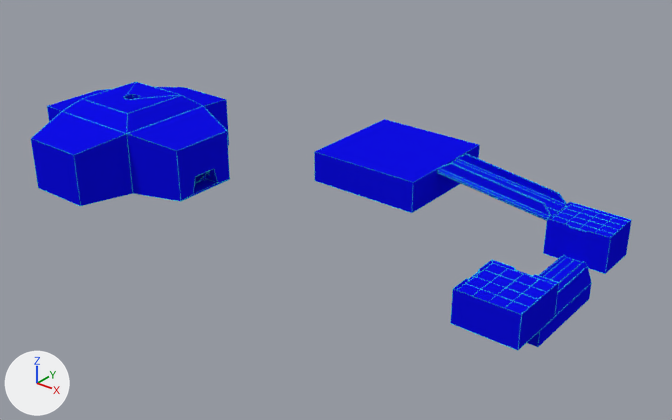
Before and after pictures for a commit that changed the Blender file My Projects/main/game/content/xa/notc/mis/eth3/shapes/map/shape.blend.
One viewpoint serves both versions: a 50 mm lens placed at (534.0, -774.0, 752.0), pointed at (16.0, -127.0, 351.0). The axes (+X, +Y, +Z) are drawn at lower left. The lights are the same throughout. Objects named as collision shapes, trigger or cutter boxes, shadow casters or lower levels of detail are left out.

Names of what the first picture shows: 'Export_struct1_a', 'Export_struct1_b', 'Export_struct3_a', 'Export_struct3_b', 'Export_struct4_a', 'Export_struct4_b', 'Export_struct5_a', 'Export_struct5_b', 'Export_struct6_a', 'Export_struct7_a', 'Export_struct7_b'.
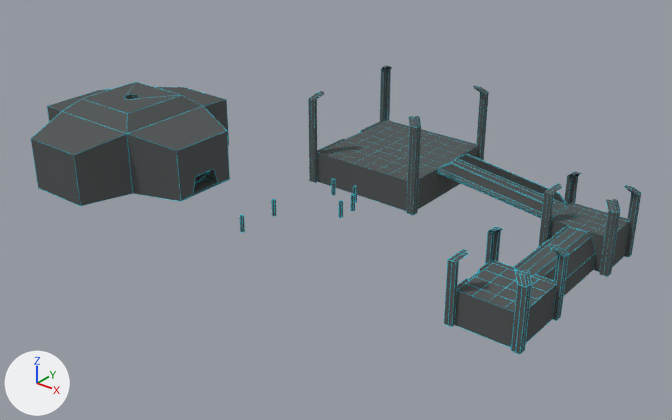
Location of each change, [x1, y1, x2, y2] in pixels of the pictures (672 x 420 px):
'Export_struct3_a', recoloured (blue to grey): [31, 82, 229, 206] in both
'Export_struct7_a', recoloured, reshaped (blue to grey, 10% wider, 59% taller): before [315, 119, 479, 213]; after [309, 65, 489, 215]
'Export_struct1_a', recoloured, reshaped, moved, turned, rescaled (blue to grey): before [451, 260, 558, 350]; after [444, 227, 569, 354]
'Export_struct5_a', recoloured, reshaped (blue to grey, 17% wider, 45% taller): before [544, 202, 631, 274]; after [539, 171, 641, 276]
'Export_struct4_a', recoloured, moved: before [527, 255, 591, 347]; after [514, 225, 595, 295]
'Export_struct6_a', recoloured (blue to grey): [437, 154, 567, 221] in both
'Export_struct1_b', reshaped, moved, turned, rescaled: before [450, 260, 559, 351]; after [444, 226, 569, 355]
'Export_struct7_b', reshaped (9% wider, 58% taller): before [314, 119, 480, 213]; after [308, 66, 489, 215]
'Export_struct3_b', recoloured: [31, 82, 230, 206] in both
'Export_struct5_b', reshaped (16% wider, 47% taller): before [543, 202, 632, 274]; after [538, 171, 641, 277]
'Export_struct4_b', moved: before [528, 255, 592, 346]; after [515, 225, 596, 296]
'Export_struct8_a', added: after [240, 179, 357, 232]
'Export_struct8_b', added: after [239, 178, 356, 233]
part 1 of me_cube_150, added: after [308, 66, 489, 215]
part 2 of me_cube_037, added: after [538, 171, 641, 277]
part 5 of me_cube_148, added: after [309, 65, 489, 215]
part 6 of me_cube_034, added: after [539, 171, 641, 276]

What changed in the scene script:
```text
Change mat_xa_notc_mis_eth3_shapes_map_mat2:
    mat_xa_notc_mis_eth3_shapes_map_mat2.base_color: (0.00476, 0.00454, 0.8) -> (0.0979, 0.107, 0.107)  # blue #0f0ee7 -> dark grey #585c5c
Change me_cube_150:
    used by ob_export_struct7_b; location = (32.0, 32.0, 338.0); scale = (0.5, 0.5, 0.5)
    remove me_cube_150.from_pydata(...)  # 45 vertices, 33 faces; spans x -192.0..64.0, y -192.0..64.0, z 0.0..68.0
    add me_cube_150.from_pydata(...)  # 197 vertices, 169 faces; spans x -200.0..72.0, y -200.0..72.0, z 0.0..200.0
    me_cube_150 part 1: 152 vertices added at x -200.0..72.0, y -200.0..72.0, z 0.0..200.0
Change me_cube_148:
    used by ob_export_struct7_a; location = (32.0, 32.0, 338.0); scale = (0.5, 0.5, 0.5)
    remove me_cube_148.from_pydata(...)  # 8 vertices, 6 faces; spans x -192.0..64.0, y -192.0..64.0, z 0.0..68.0
    add me_cube_148.from_pydata(...)  # 197 vertices, 169 faces; spans x -200.0..72.0, y -200.0..72.0, z 0.0..200.0
    me_cube_148 part 5: 189 vertices added at x -200.0..72.0, y -200.0..72.0, z 0.0..200.0
Change me_cube_037:
    used by ob_export_struct5_b; location = (256.0, 32.0, 322.0); scale = (0.5, 0.5, 0.5)
    remove me_cube_037.from_pydata(...)  # 47 vertices, 33 faces; spans x -128.0..0.0, y -112.0..-16.0, z -8.0..68.0
    add me_cube_037.from_pydata(...)  # 143 vertices, 121 faces; spans x -136.0..8.0, y -120.0..-8.0, z -8.0..136.0
    me_cube_037 part 2: 96 vertices added at x -136.0..8.0, y -120.0..-8.0, z -8.0..136.0
Change me_cube_034:
    used by ob_export_struct5_a; location = (256.0, 32.0, 322.0); scale = (0.5, 0.5, 0.5)
    remove me_cube_034.from_pydata(...)  # 47 vertices, 33 faces; spans x -128.0..0.0, y -112.0..-16.0, z -8.0..68.0
    add me_cube_034.from_pydata(...)  # 143 vertices, 121 faces; spans x -136.0..8.0, y -120.0..-8.0, z -8.0..136.0
    me_cube_034 part 6: 96 vertices added at x -136.0..8.0, y -120.0..-8.0, z -8.0..136.0
Change me_cube_024:
    used by ob_export_struct1_b; location = (256.0, -128.0, 322.0); scale = (0.5, 0.5, 0.5)
    remove me_cube_024.from_pydata(...)  # 53 vertices, 33 faces; spans x -128.0..0.0, y -128.0..0.0, z 0.0..68.0
    add me_cube_024.from_pydata(...)  # 141 vertices, 121 faces; spans x -4.0..68.0, y -4.0..68.0, z -35.0..33.0
    me_cube_024 part 3: 53 vertices removed from x -128.0..0.0, y -128.0..0.0, z 0.0..68.0; 141 vertices added at x -4.0..68.0, y -4.0..68.0, z -35.0..33.0
Change me_cube_020:
    used by ob_export_struct1_a; location = (256.0, -128.0, 322.0); scale = (0.5, 0.5, 0.5)
    remove me_cube_020.from_pydata(...)  # 53 vertices, 33 faces; spans x -128.0..0.0, y -128.0..0.0, z 0.0..68.0
    add me_cube_020.from_pydata(...)  # 141 vertices, 121 faces; spans x -4.0..68.0, y -4.0..68.0, z -35.0..33.0
    me_cube_020 part 4: 53 vertices removed from x -128.0..0.0, y -128.0..0.0, z 0.0..68.0; 141 vertices added at x -4.0..68.0, y -4.0..68.0, z -35.0..33.0
Change ob_export_struct4_b:
    ob_export_struct4_b.location: (256.0, -38.4, 290.0) -> (256.0, -38.4, 322.0)
Change ob_export_struct1_b:
    ob_export_struct1_b.scale: (0.5, 0.5, 0.5) -> (1.0, 1.0, 1.0)
    ob_export_struct1_b.location: (256.0, -128.0, 322.0) -> (256.0, -128.0, 357.0)
    ob_export_struct1_b.rotation_euler: (0.0, 0.0, 0.0) -> (0.0, 0.0, -3.142)  # degrees (0, 0, 0) -> degrees (0, 0, -180)
Change ob_export_struct4_a:
    ob_export_struct4_a.location: (256.0, -38.4, 290.0) -> (256.0, -38.4, 322.0)
Change ob_export_struct1_a:
    ob_export_struct1_a.scale: (0.5, 0.5, 0.5) -> (1.0, 1.0, 1.0)
    ob_export_struct1_a.location: (256.0, -128.0, 322.0) -> (256.0, -128.0, 357.0)
    ob_export_struct1_a.rotation_euler: (0.0, 0.0, 0.0) -> (0.0, 0.0, -3.142)  # degrees (0, 0, 0) -> degrees (0, 0, -180)
Change ob_export_struct3_a:
    remove _m = ob_export_struct3_a.modifiers.new('Boolean', 'BOOLEAN')
    remove _m.object = ob_cube_033
    remove _m.solver = 'FLOAT'
    remove _m = ob_export_struct3_a.modifiers.new('Boolean.001', 'BOOLEAN')
    remove _m.object = ob_cube_010
    remove _m.solver = 'FLOAT'
    remove _m = ob_export_struct3_a.modifiers.new('Boolean.002', 'BOOLEAN')
    remove _m.object = ob_cylinder
    remove _m.solver = 'FLOAT'
Add ob_export_struct8_a:
    ob_export_struct8_a = bpy.data.objects.new('Export_struct8_a', me_cylinder_002)  # 108 vertices, 84 faces; spans x -1.7..51.7, y -44.0..72.0, z -4.0..12.0; in mat_xa_notc_mis_eth3_shapes_map_mat2 (its picture is missing)
    ob_export_struct8_a.location = (5.5, -205.2, 375.5)
Add ob_export_struct8_b:
    ob_export_struct8_b = bpy.data.objects.new('Export_struct8_b', me_cylinder_004)  # 108 vertices, 84 faces; spans x -1.7..51.7, y -44.0..72.0, z -4.0..12.0; in mat_xa_notc_mis_eth3_shapes_map_mat3 (its picture is missing); modifiers WIREFRAME
    ob_export_struct8_b.location = (5.5, -205.2, 375.5)
```
